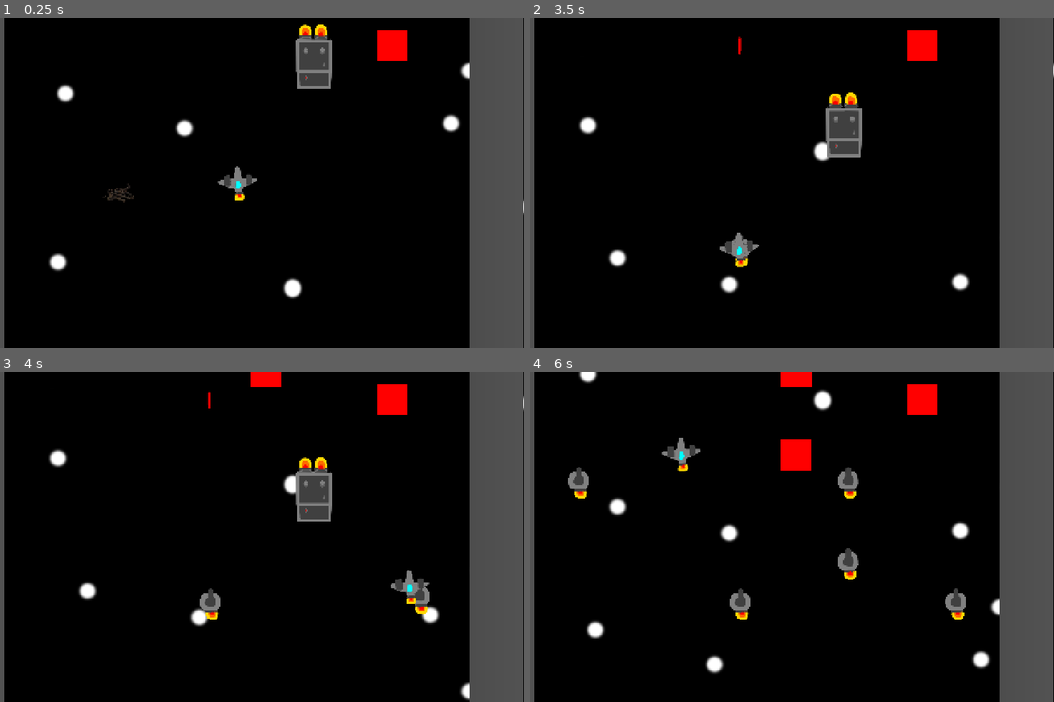
Above: before the commit, frames 1-4 (two rows, left to right).
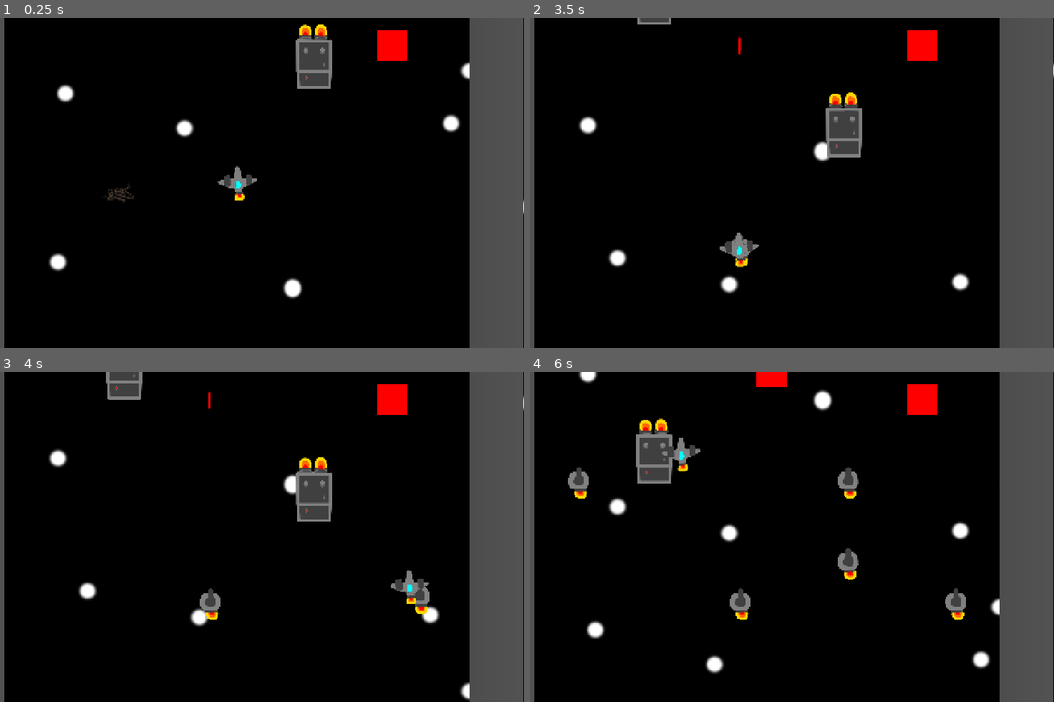
Above: after the commit, the same moments.

Repository: mykyta-bazhukhin/Cargo-Defense
Game: Godot game, scene res://Scenes/main_scene.tscn
The game is run twice, just before and just after one commit, with the same random seed, the same clock (stepped at 60 frames per second) and the same inputs.
Inputs (mouse positions are in pixels of both pictures, inside the frame that each line leads up to):
- Up to frame 1 (0.25 s): no input
- Up to frame 2 (3.5 s): move the mouse to (891, 166) at 0.52 s; tap 1 (Place tower 1) at 0.6, 1.35, 2.3, 3.05 s; move the mouse to (650, 199) at 1.27 s; move the mouse to (823, 110) at 2.02 s; tap 2 (Place tower 2) at 2.1 s; move the mouse to (739, 249) at 2.77 s; tap 3 (Place tower 3) at 2.85 s
- Up to frame 3 (4 s): move the mouse to (408, 586) at 3.52 s; tap L (give_scrap) at 3.6 s; tap 1 (Place tower 1) at 3.8 s
- Up to frame 4 (6 s): move the mouse to (598, 487) at 4.27 s; tap 1 (Place tower 1) at 4.35, 5.1 s; move the mouse to (797, 537) at 5.02 s; move the mouse to (681, 454) at 5.77 s; tap 2 (Place tower 2) at 5.85 s

Frame 1 is identical in both runs. In frame 2, 0.1% of the frame differs, in the area x 20-40%, y 0-74%; in frame 3, 0.8%; in frame 4, 2.2%, in the area x 20-54%, y 0-34%.

Commit message:
Moved main code to smaller nodes and extra stuff
Moved player projectiles enemy spawn and scrap spawn to their own nodes with signals to help them. Also trying fix bug with plane freaking out, might be just laptop issue tho, tried adding deadzone when plane too close to mouse to not overshoot.

Diff:
--- /dev/null
+++ b/Scenes/enemies.gd
@@ -0,0 +1,23 @@
+extends Node2D
+
+var EnemySampleScene = preload("res://Scenes/enemy_placeholder.tscn")
+var EnemyCarrierScene = preload("res://Scenes/enemy_carrier.tscn")
+
+
+signal create_scrap(pos: Vector2, val: int)
+
+var enemy_list: Array = [EnemySampleScene, EnemyCarrierScene]
+
+func _on_enemy_dead(pos: Vector2, val: int):
+	create_scrap.emit(pos, val)
+
+func spawn_enemy_random():
+	var random_number = randi_range(0, len(enemy_list)-1)
+	var enemy = enemy_list[random_number].instantiate()
+	add_child(enemy)
+	enemy.connect("enemy_dead", _on_enemy_dead)
+	enemy.position = Vector2(randf_range(192, 1168), -200)
+	enemy.speed = 100
+
+func _on_spawn_enemy_timer_timeout() -> void:
+	spawn_enemy_random()
--- /dev/null
+++ b/Scenes/label.gd
@@ -0,0 +1,3 @@
+extends Label
+
+func _process():
--- a/Scenes/main_scene.gd
+++ b/Scenes/main_scene.gd
@@ -2,16 +2,10 @@
 
 var tower1_cost
 
-var LaserScene = preload("res://Scenes/laser.tscn")
-var RocketScene = preload("res://Scenes/rocket.tscn")
 var TowerSampleScene = preload("res://Scenes/tower_sample.tscn")
-var ScrapScene = preload("res://Scenes/scrap.tscn")
-var EnemySampleScene = preload("res://Scenes/enemy_placeholder.tscn")
-var EnemyCarrierScene = preload("res://Scenes/enemy_carrier.tscn")
 var TowerSampleProjectileScene = preload("res://Scenes/tower_sample_projectile.tscn")
 
 var tower_selection_array: Array = [null,null,null]
-var enemy_list: Array = [EnemySampleScene, EnemyCarrierScene]
 var tower_points_array: Array
 
 func _ready():
@@ -31,6 +25,7 @@
 	#return sqrt(pow(var1.position.x-var2.position.x, 2) + pow(var1.position.y-var2.position.y, 2))
 
 func _process(_delta):
+	var plane_speed = $SpacePlane.speed
 	#NOTE: tower selection code
 	if (Input.is_action_just_pressed("Place tower 1") and tower_selection_array[0] != null and tower1_cost <= Global.scrap):
 		#print("sapwn")
@@ -71,7 +66,7 @@
 		min_dist_point.remove_from_group("Not Occupied")
 		find_point_SPAWN_TOWER_approach_point(num, final_min_point_position)
 	else:
-		print("postiion occupied")
+		print("position occupied")
 func find_point_SPAWN_TOWER_approach_point(num: int, min_pos):
 	var tower = tower_selection_array[num].instantiate()
 	tower.position = $SpacePlane.position
@@ -84,30 +79,9 @@
 	var tween = get_tree().create_tween()
 	tween.tween_property(tower, "position", min_pos, 0.5).set_trans(Tween.TRANS_QUAD).set_ease(Tween.EASE_OUT)
 
-func spawn_enemy_random():
-	var random_number = randi_range(0, len(enemy_list)-1)
-	var enemy = enemy_list[random_number].instantiate()
-	$Enemies.add_child(enemy)
-	enemy.connect("enemy_dead", _on_enemy_dead)
-	enemy.position = Vector2(randf_range(192, 1168), -200)
-	enemy.speed = 100
-
-func _on_enemy_dead(pos, val):
-	var scrap = ScrapScene.instantiate()
-	scrap.value = val
-	scrap.position = pos
-	$Scraps.add_child(scrap)
-
-func _on_space_plane_shoot_primary(pos):
-	var laser = LaserScene.instantiate()
-	laser.position = pos
-	$Projectiles.add_child(laser)
 
 
-func _on_space_plane_shoot_secondary(pos):
-	var rocket = RocketScene.instantiate()
-	rocket.position = pos
-	$Projectiles.add_child(rocket)
+
 
 #
 #func _on_carrier_enemy_enemy_dead(pos, val):
@@ -118,5 +92,9 @@
 #	$Scraps.add_child(scrap)
 #
 
-func _on_spawn_enemy_timer_timeout() -> void:
-	spawn_enemy_random()
+
+
+
+
+func _on_enemies_create_scrap(pos: Vector2, val: int) -> void:
+	pass # Replace with function body.
--- a/Scenes/main_scene.tscn
+++ b/Scenes/main_scene.tscn
@@ -1,10 +1,13 @@
-[gd_scene load_steps=10 format=3 uid="uid://dku3lihfaohyl"]
+[gd_scene load_steps=13 format=3 uid="uid://dku3lihfaohyl"]
 
 [ext_resource type="PackedScene" uid="uid://c0012itq3obpx" path="res://Scenes/space_plane.tscn" id="1_7xmnw"]
 [ext_resource type="Script" uid="uid://qndcepltfjhk" path="res://Scenes/main_scene.gd" id="1_kqybl"]
+[ext_resource type="Script" uid="uid://bvakrd4wikdsr" path="res://Scenes/enemies.gd" id="3_76v2p"]
 [ext_resource type="PackedScene" uid="uid://dqgb78b8utrq1" path="res://Scenes/enemy_placeholder.tscn" id="3_awf75"]
+[ext_resource type="Script" uid="uid://6dsci6d7ww4u" path="res://Scenes/scraps.gd" id="3_drdnd"]
 [ext_resource type="PackedScene" uid="uid://cgun2rd46use7" path="res://Scenes/space_background.tscn" id="4_5wkpi"]
 [ext_resource type="PackedScene" uid="uid://8wvnca1fk8vn" path="res://Scenes/enemy_carrier.tscn" id="4_q3g4c"]
+[ext_resource type="Script" uid="uid://bilf2itagip0q" path="res://Scenes/projectiles.gd" id="5_mai8y"]
 [ext_resource type="PackedScene" uid="uid://ckid8lcbw8o7o" path="res://Scenes/border.tscn" id="6_kli11"]
 [ext_resource type="PackedScene" uid="uid://cvaj8nq8r3h0r" path="res://Scenes/border_h.tscn" id="7_xd2ry"]
 [ext_resource type="PackedScene" uid="uid://cx4rijcoi4yip" path="res://Scenes/scrap.tscn" id="8_07lw2"]
@@ -20,11 +23,13 @@
 [node name="Space_background" parent="." instance=ExtResource("4_5wkpi")]
 
 [node name="Scraps" type="Node2D" parent="."]
+script = ExtResource("3_drdnd")
 
 [node name="Towers" type="Node2D" parent="."]
 unique_name_in_owner = true
 
 [node name="Enemies" type="Node2D" parent="."]
+script = ExtResource("3_76v2p")
 
 [node name="Carrier_enemy" parent="Enemies" instance=ExtResource("4_q3g4c")]
 position = Vector2(864, 88)
@@ -32,8 +37,13 @@
 [node name="placeholder_enemy" parent="Enemies" instance=ExtResource("3_awf75")]
 position = Vector2(1049, 65)
 
+[node name="SpawnEnemyTimer" type="Timer" parent="Enemies"]
+wait_time = 2.0
+autostart = true
+
 [node name="Projectiles" type="Node2D" parent="."]
 unique_name_in_owner = true
+script = ExtResource("5_mai8y")
 metadata/_edit_lock_ = true
 
 [node name="SpacePlane" parent="." instance=ExtResource("1_7xmnw")]
@@ -205,13 +215,13 @@
 [node name="Scrap" parent="." instance=ExtResource("8_07lw2")]
 position = Vector2(400, 416)
 
-[node name="SpawnEnemyTimer" type="Timer" parent="."]
-wait_time = 2.0
-autostart = true
-
 [node name="tower_sample_projectile" parent="." instance=ExtResource("9_vo715")]
 position = Vector2(-72, 48)
 
+[connection signal="create_scrap" from="Enemies" to="Scraps" method="_on_enemies_create_scrap"]
+[connection signal="timeout" from="Enemies/SpawnEnemyTimer" to="." method="_on_spawn_enemy_timer_timeout"]
+[connection signal="timeout" from="Enemies/SpawnEnemyTimer" to="Enemies" method="_on_spawn_enemy_timer_timeout"]
 [connection signal="shoot_primary" from="SpacePlane" to="." method="_on_space_plane_shoot_primary"]
+[connection signal="shoot_primary" from="SpacePlane" to="Projectiles" method="_on_space_plane_shoot_primary"]
 [connection signal="shoot_secondary" from="SpacePlane" to="." method="_on_space_plane_shoot_secondary"]
-[connection signal="timeout" from="SpawnEnemyTimer" to="." method="_on_spawn_enemy_timer_timeout"]
+[connection signal="shoot_secondary" from="SpacePlane" to="Projectiles" method="_on_space_plane_shoot_secondary"]
--- /dev/null
+++ b/Scenes/projectiles.gd
@@ -0,0 +1,15 @@
+extends Node2D
+
+var LaserScene = preload("res://Scenes/laser.tscn")
+var RocketScene = preload("res://Scenes/rocket.tscn")
+
+func _on_space_plane_shoot_primary(pos: Vector2):
+	var laser = LaserScene.instantiate()
+	laser.position = pos
+	add_child(laser)
+
+
+func _on_space_plane_shoot_secondary(pos: Vector2):
+	var rocket = RocketScene.instantiate()
+	rocket.position = pos
+	add_child(rocket)
--- /dev/null
+++ b/Scenes/scraps.gd
@@ -0,0 +1,9 @@
+extends Node2D
+
+var ScrapScene = preload("res://Scenes/scrap.tscn")
+
+func _on_enemies_create_scrap(pos: Vector2, val: int) -> void:
+	var scrap = ScrapScene.instantiate()
+	scrap.value = val
+	scrap.position = pos
+	add_child(scrap)
--- a/Scenes/space_plane.gd
+++ b/Scenes/space_plane.gd
@@ -4,8 +4,8 @@
 var mouse_pos_x = 0
 var mouse_pos_y = 0
 var speed = 0
-signal shoot_primary(pos)
-signal shoot_secondary(pos)
+signal shoot_primary(pos: Vector2)
+signal shoot_secondary(pos: Vector2)
 
 
 # Called when the node enters the scene tree for the first time.
@@ -23,9 +23,14 @@
 
 	var direction = (mouse_pos - position).normalized()
 	speed = position.distance_to(mouse_pos)*100
+
+	if (position.distance_to(mouse_pos) < 0.1):
+		speed = 0
+
 	#speed = sqrt(pow(position.x-mouse_pos_x, 2) + pow(position.y-mouse_pos_y, 2))*100
 	velocity = direction*speed
 
+	#$CanvasLayer/Label.text = "speed: " + str(speed)
 
 
 
--- a/Scenes/space_plane.tscn
+++ b/Scenes/space_plane.tscn
@@ -26,5 +26,14 @@
 scale = Vector2(0.25, 0.25)
 texture = ExtResource("2_0vyyj")
 
+[node name="CanvasLayer" type="CanvasLayer" parent="."]
+
+[node name="Label" type="Label" parent="CanvasLayer"]
+offset_left = -25.0
+offset_top = -75.0
+offset_right = 15.0
+offset_bottom = -52.0
+text = "123"
+
 [connection signal="timeout" from="primary_timer" to="." method="_on_primary_timer_timeout"]
 [connection signal="timeout" from="secondary_timer" to="." method="_on_secondary_timer_timeout"]
Not shown, added: Scenes/enemies.gd.uid
Not shown, added: Scenes/label.gd.uid
Not shown, added: Scenes/projectiles.gd.uid
Not shown, added: Scenes/scraps.gd.uid
